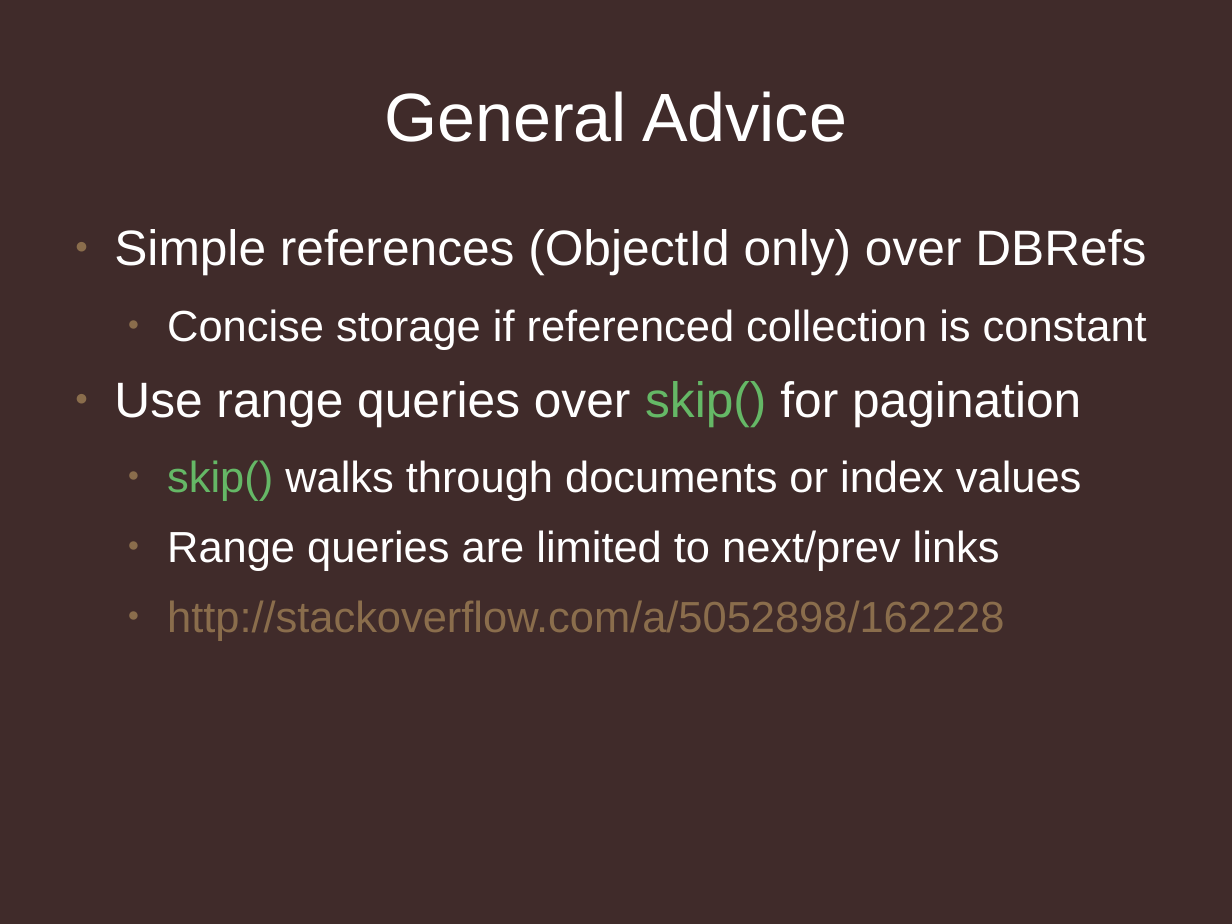
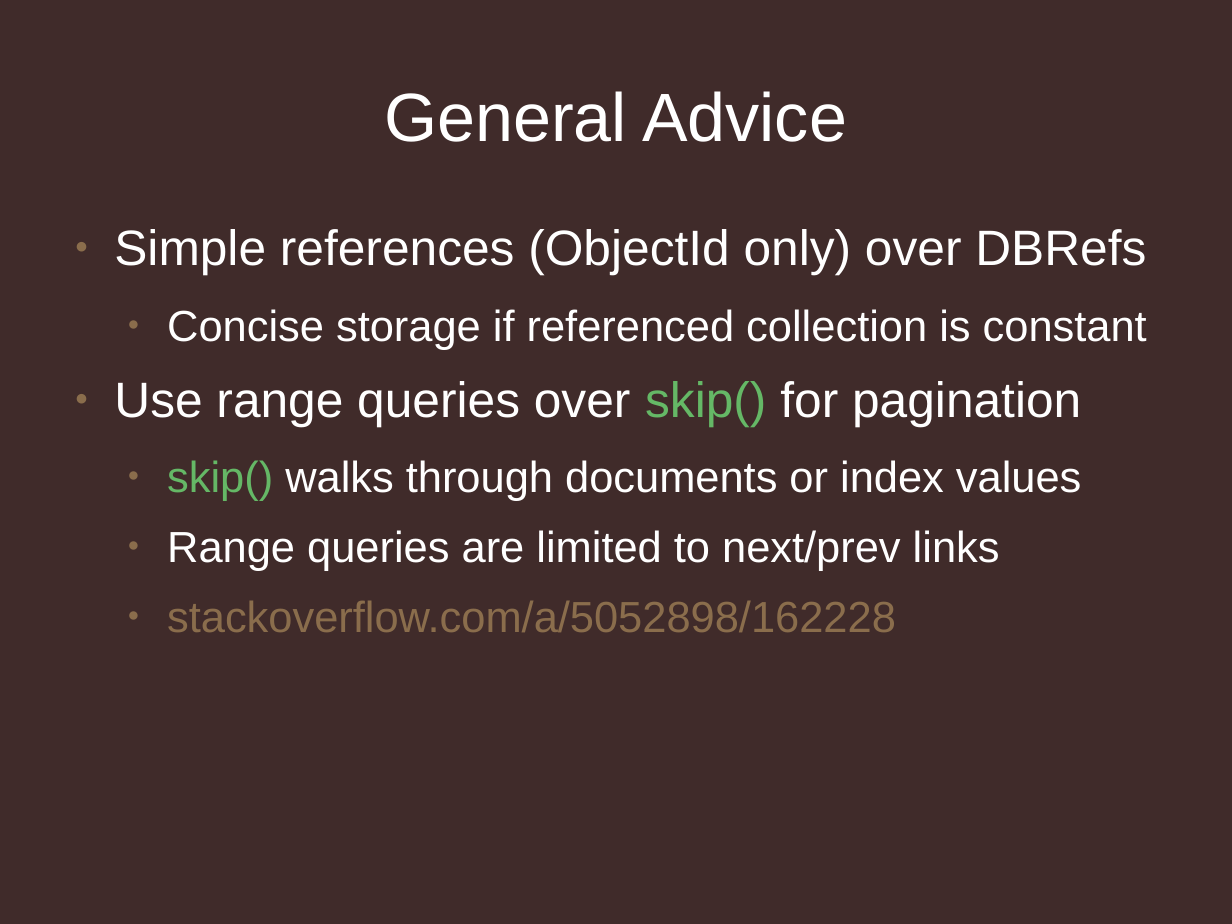
Before and after one commit to jmikola/slides, a slide deck: slide 29 of 20120607-symfony_live/mongodb/using_mongodb_responsibly.odp. Drawn at 1232x924 pixels with LibreOffice and Linux fonts; fonts in the diff are those of the drawing; background and template pictures are left out. Boxes give left, top, right and bottom in pixels: in the first picture for what was removed or moved away, otherwise in the second. Text is boxed around its words. In the diff, an @@ line names an element or a change of style, - is before the commit and + after.

```diff
--- a/20120607-symfony_live/mongodb/using_mongodb_responsibly.odp
+++ b/20120607-symfony_live/mongodb/using_mongodb_responsibly.odp
@@ text at (167, 601, 896, 632): text changed @@
-  ● http://stackoverflow.com/a/5052898/162228
+  ● stackoverflow.com/a/5052898/162228
```
Also in this commit, not shown: 2 other slides changed, 2 slides added, 2 other files.
